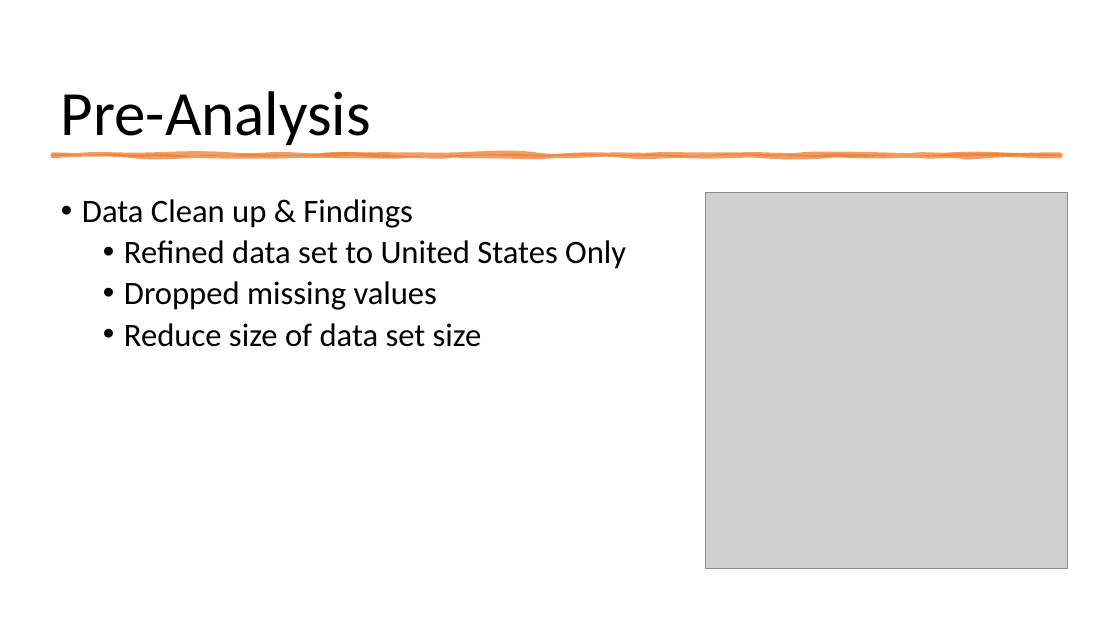
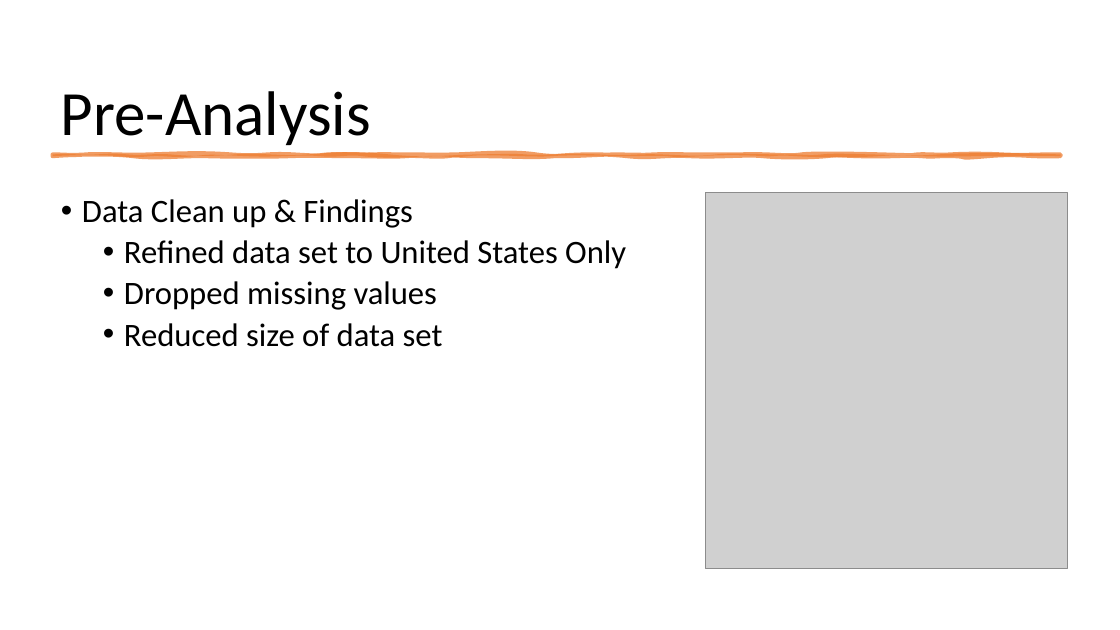
Before and after one commit to mbarre8/Project_1, a slide deck: slide 5 of Project1-PP f.pptx. Drawn at 1120x630 pixels with LibreOffice and Linux fonts; fonts in the diff are those of the drawing; grey boxes stand for pictures. Boxes give left, top, right and bottom in pixels: in the first picture for what was removed or moved away, otherwise in the second. Text is boxed around its words. In the diff, an @@ line names an element or a change of style, - is before the commit and + after.

```diff
--- a/Project1-PP f.pptx
+++ b/Project1-PP f.pptx
@@ text at box(124, 323, 443, 347): text changed @@
-  • Reduce size of data set size
+  • Reduced size of data set
```
Also in this commit, not shown: 1 other slide changed, 3 other files.
